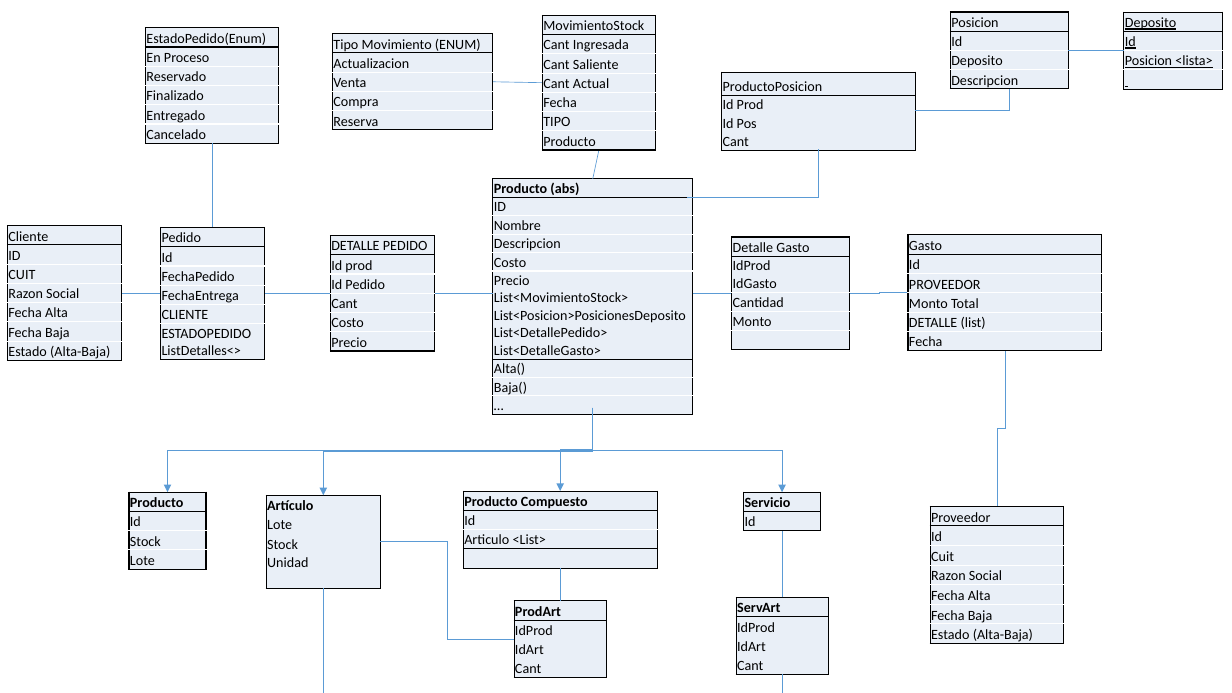
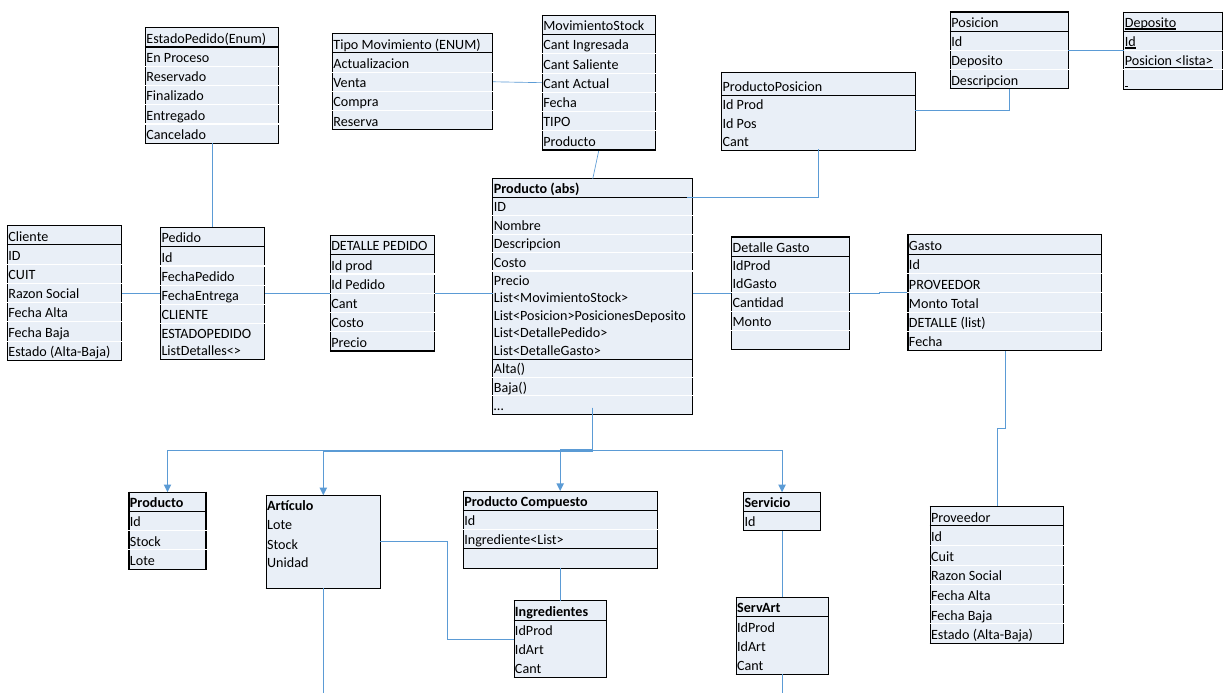
Before and after one commit to rnavas15/Stock, a slide deck: slide 1 of Stock.pptx. Drawn at 1232x693 pixels with LibreOffice and Linux fonts; fonts in the diff are those of the drawing. Boxes give left, top, right and bottom in pixels: in the first picture for what was removed or moved away, otherwise in the second. Text is boxed around its words. In the diff, an @@ line names an element or a change of style, - is before the commit and + after.

```diff
--- a/Stock.pptx
+++ b/Stock.pptx
@@ table at [463,491,657,567] @@
-row 3, column 1: Articulo <List>
+row 3, column 1: Ingrediente<List>
@@ table at [514,601,606,682] @@
-row 1, column 1: ProdArt
+row 1, column 1: Ingredientes
```
Also in this commit, not shown: 20 other files.
